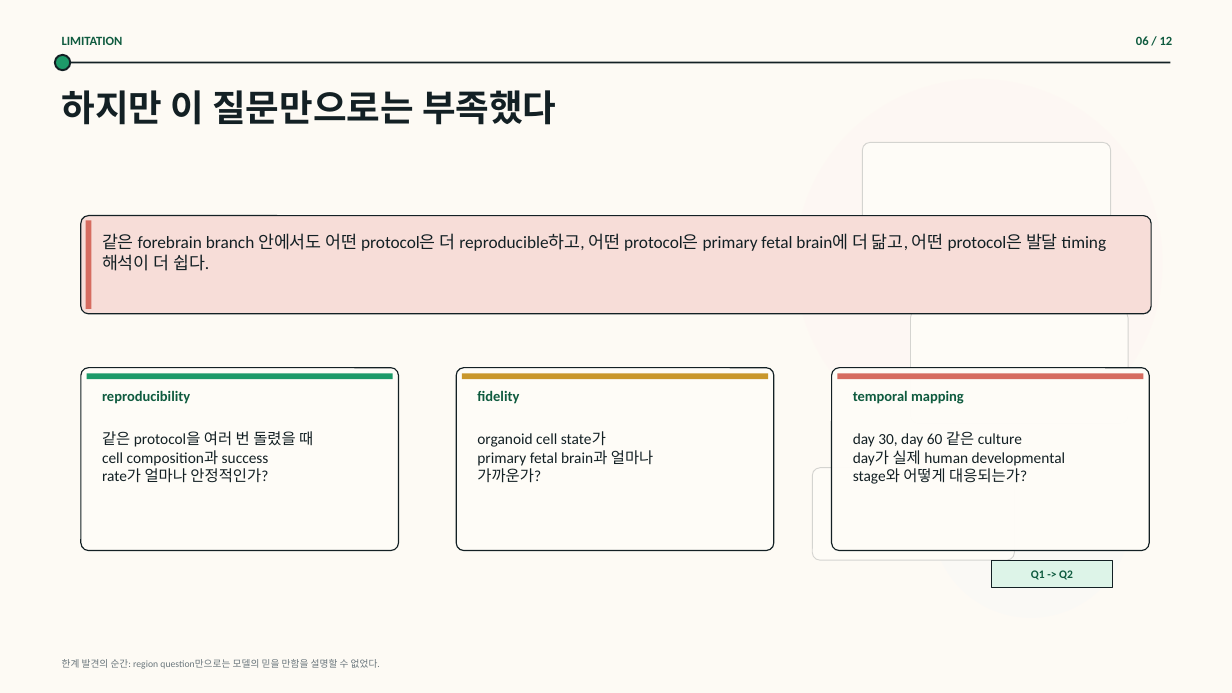
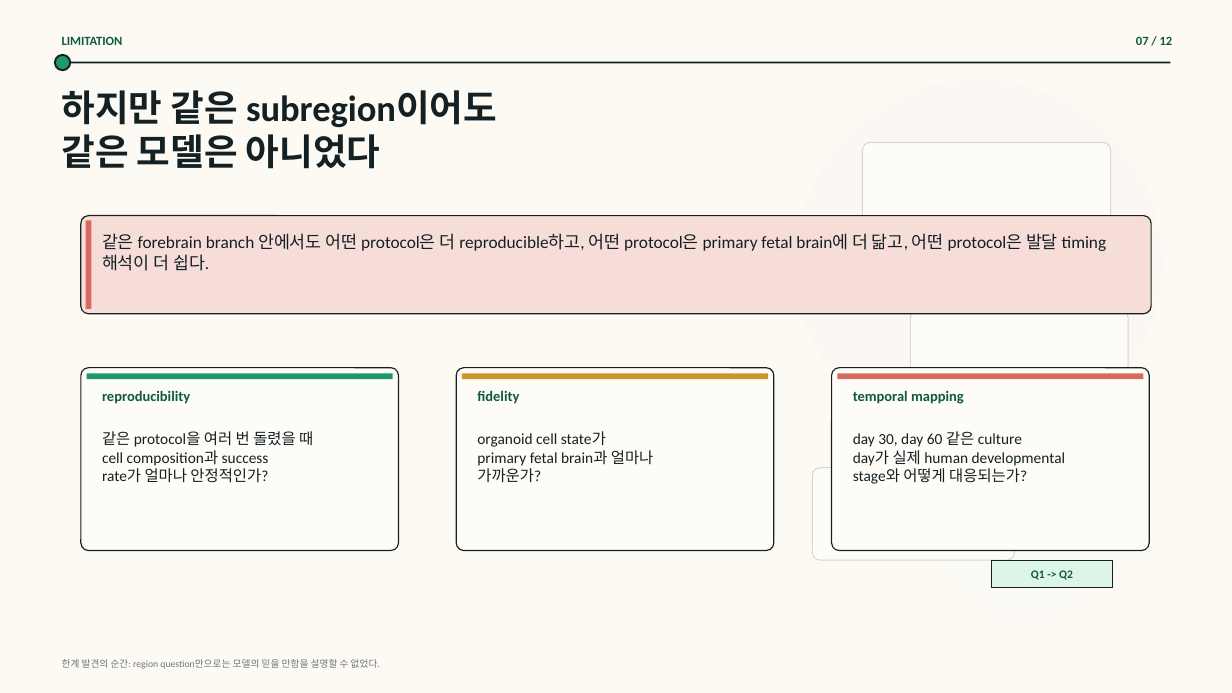
Before and after one commit to lewisdv/paperatlas, a slide deck: slide 7 of collections/organoid/presentation/brain-organoid-question-journey/outputs/output.pptx (slide 6 before the commit). Drawn at 1232x693 pixels with LibreOffice and Linux fonts; fonts in the diff are those of the drawing; background and template pictures are left out. Boxes give left, top, right and bottom in pixels: in the first picture for what was removed or moved away, otherwise in the second. Text is boxed around its words. In the diff, an @@ line names an element or a change of style, - is before the commit and + after.

```diff
--- a/collections/organoid/presentation/brain-organoid-question-journey/outputs/output.pptx
+++ b/collections/organoid/presentation/brain-organoid-question-journey/outputs/output.pptx
@@ text at bbox=[1136, 36, 1173, 45]: text changed @@
-06 / 12
+07 / 12
@@ text at bbox=[62, 90, 497, 169]: text changed @@
-하지만 이 질문만으로는 부족했다
+하지만 같은 subregion이어도
+같은 모델은 아니었다
```
Also in this commit, not shown: 5 other slides changed, 6 slides added, 6 slides removed, 1 other file.
